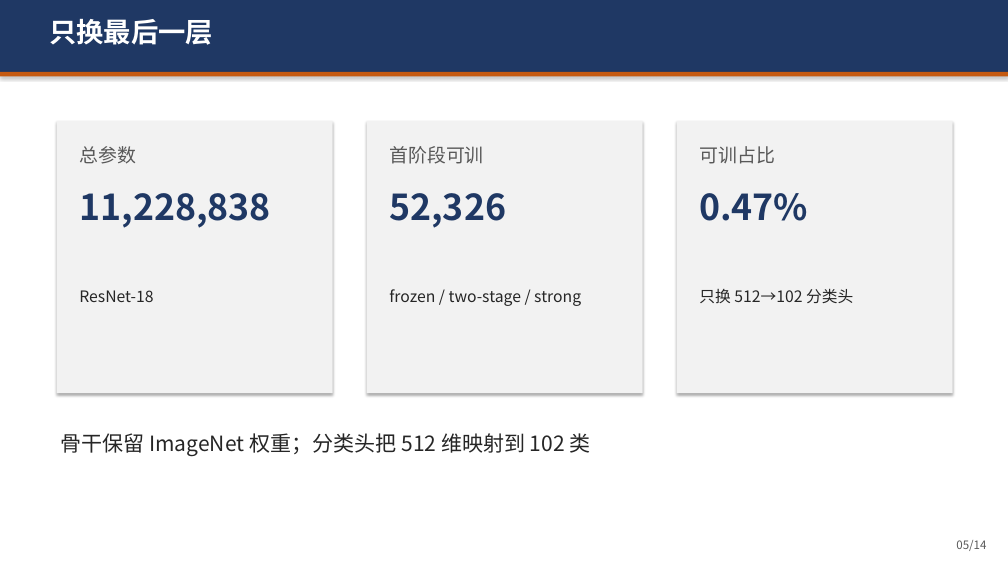
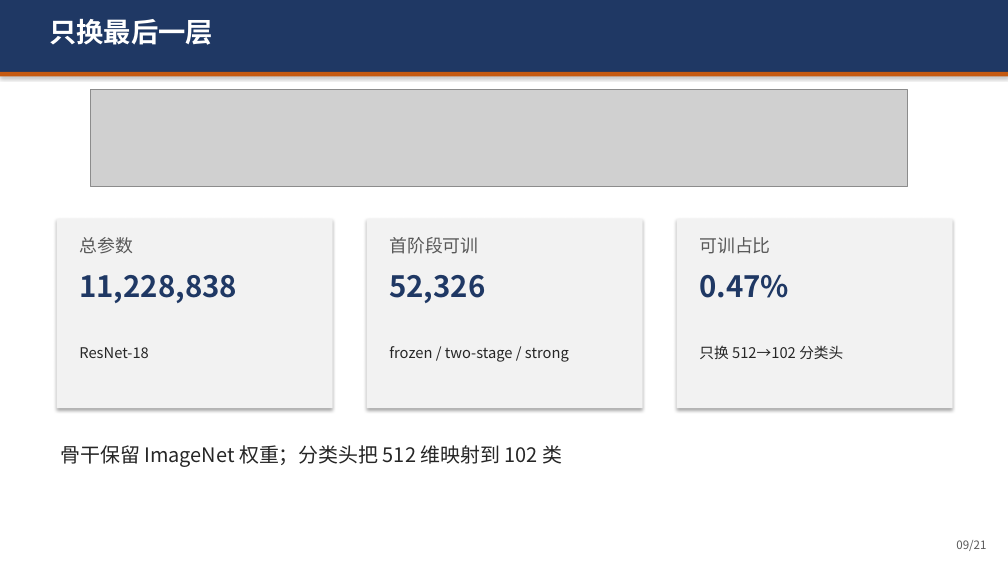
Before and after one commit to FeiSaMa/flower, a slide deck: slide 9 of report/slides.pptx (slide 5 before the commit). Drawn at 1008x567 pixels with LibreOffice and Linux fonts; fonts in the diff are those of the drawing; grey boxes stand for pictures. Boxes give left, top, right and bottom in pixels: in the first picture for what was removed or moved away, otherwise in the second. Text is boxed around its words. In the diff, an @@ line names an element or a change of style, - is before the commit and + after.

```diff
--- a/report/slides.pptx
+++ b/report/slides.pptx
@@ picture added at [91, 89, 907, 187] @@
@@ rectangle: place and size @@
-rectangle at [57, 121, 333, 393]
+rectangle at [57, 219, 333, 408]
@@ rectangle: place and size @@
-rectangle at [367, 121, 643, 393]
+rectangle at [367, 219, 643, 408]
@@ rectangle: place and size @@
-rectangle at [677, 121, 953, 393]
+rectangle at [677, 219, 953, 408]
@@ 3 texts: place and size @@
-3 texts at [79, 146, 775, 164]
+3 texts at [79, 237, 770, 254]
@@ size 18 to 17 pt in 3 elements at [79, 237, 133, 254], [389, 237, 478, 254], [699, 237, 770, 254] @@
@@ text "11,228,838": place and size @@
-text "11,228,838" at [79, 193, 270, 228]
+text "11,228,838" at [79, 275, 237, 303]
@@ text "52,326": place and size @@
-text "52,326" at [389, 193, 506, 228]
+text "52,326" at [389, 275, 485, 303]
@@ size 34 to 28 pt in 3 elements at [79, 275, 237, 303], [389, 275, 485, 303], [699, 275, 789, 298] @@
@@ text "0.47%": place and size @@
-text "0.47%" at [699, 193, 808, 221]
+text "0.47%" at [699, 275, 789, 298]
@@ text "ResNet-18": place and size @@
-text "ResNet-18" at [79, 290, 153, 302]
+text "ResNet-18" at [79, 347, 148, 358]
@@ text "frozen / two-stage / strong": place and size @@
-text "frozen / two-stage / strong" at [389, 289, 581, 306]
+text "frozen / two-stage / strong" at [389, 346, 569, 362]
@@ size 15 to 14 pt in 3 elements at [79, 347, 148, 358], [389, 346, 569, 362], [699, 345, 843, 359] @@
@@ text "只换 512→102 分类头": place and size @@
-text "只换 512→102 分类头" at [699, 288, 853, 303]
+text "只换 512→102 分类头" at [699, 345, 843, 359]
@@ text "骨干保留 ImageNet 权重；分类头把 512 维映射到 ...": place and size @@
-text "骨干保留 ImageNet 权重；分类头把 512 维映射到 ..." at [60, 433, 591, 457]
+text "骨干保留 ImageNet 权重；分类头把 512 维映射到 ..." at [60, 445, 562, 467]
@@ text "骨干保留 ImageNet 权重；分类头把 512 维映射到 ..." at [60, 445, 562, 467]: size 20 to 19 pt @@
@@ text at [956, 540, 986, 551]: text changed @@
-05/14
+09/21
```
Also in this commit, not shown: 12 other slides changed, 7 slides added, 12 other files.
